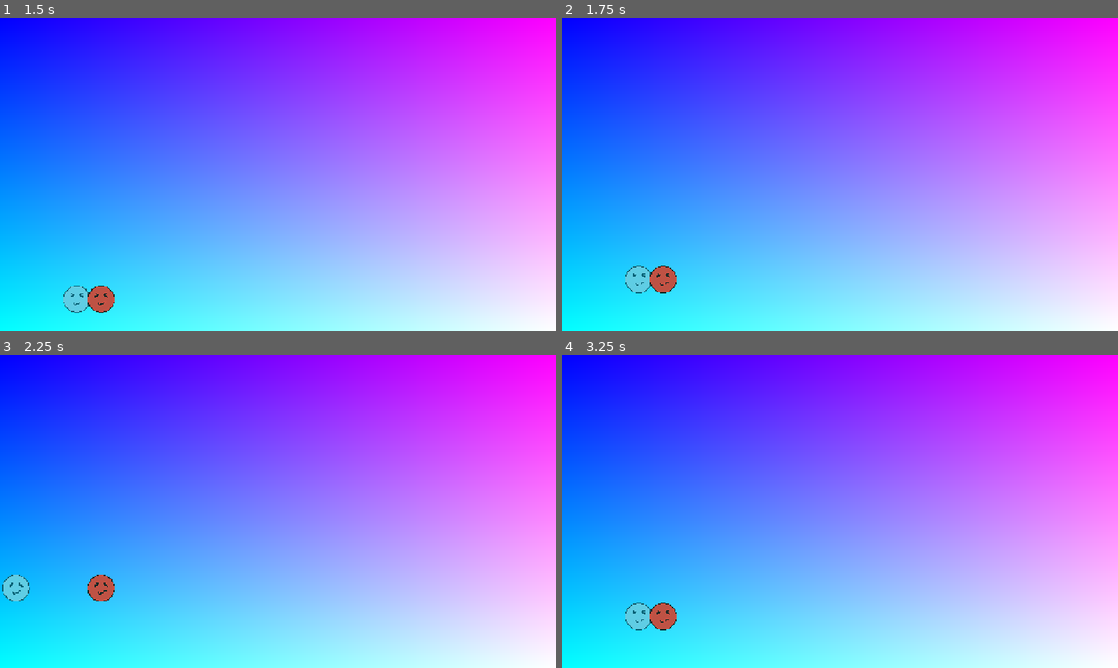
Above: before the commit, frames 1-4 (two rows, left to right).
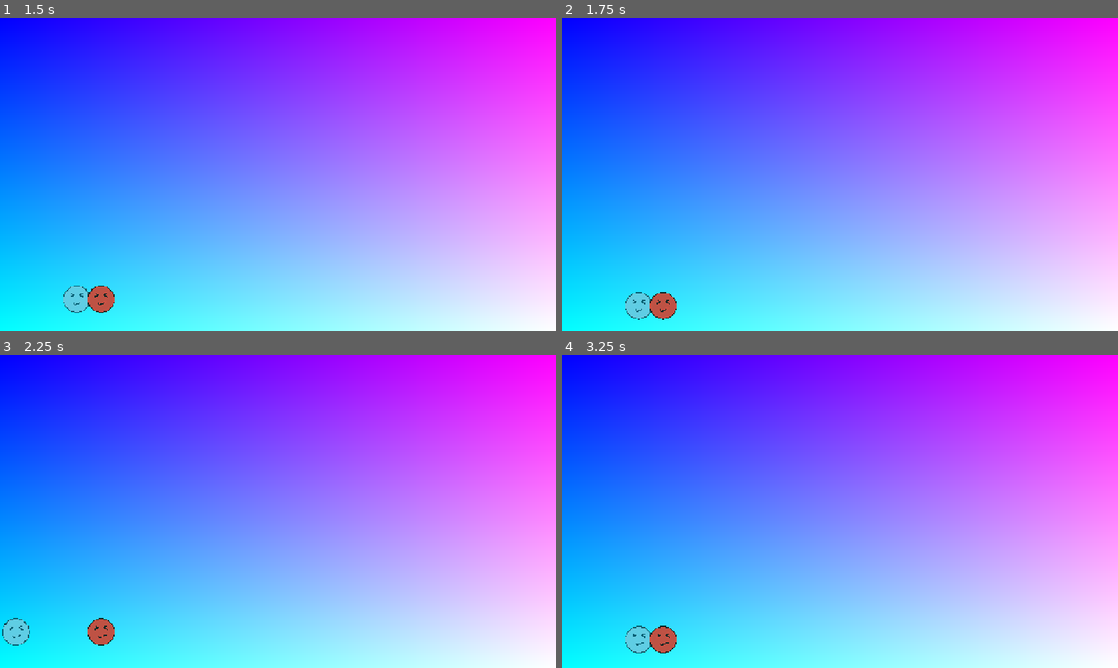
Above: after the commit, the same moments.

Repository: clem-maker/2-player
Game: Godot game, scene res://scens/main.tscn
The game is run twice, just before and just after one commit, with the same random seed, the same clock (stepped at 60 frames per second) and the same inputs.
Inputs (mouse positions are in pixels of both pictures, inside the frame that each line leads up to):
- Up to frame 1 (1.5 s): move the mouse to (400, 158) at 0.52 s; hold Space (jump) 0.53-1.28 s; hold D (right) from 0.53 s (still down); tap Enter at 1.25 s; move the mouse to (166, 190) at 1.27 s; click (166, 190) at 1.35 s
- Up to frame 2 (1.75 s): keep holding D (right); tap Space (jump) at 1.52, 1.55 s
- Up to frame 3 (2.25 s): tap Space (jump) at 1.82 s; move the mouse to (333, 442) at 2.02 s; release D (right) at 2.03 s; hold A (left) from 2.03 s (still down); hold Space (jump) from 2.03 s (still down)
- Up to frame 4 (3.25 s): move the mouse to (812, 574) at 2.77 s; release A (left) at 2.78 s; release Space (jump) at 2.78 s; hold D (right) from 2.78 s (still down); click (812, 574) at 2.85 s; tap Space (jump) at 3.02, 3.05 s

Frame 1 is identical in both runs. In frame 2, 1.3% of the frame differs, in the area x 11-21%, y 79-97%; in frame 3, 1.3%, in the area x 0-21%, y 70-93%; in frame 4, 1.3%.

Commit message:
simplification

Diff:
--- a/scribte/player.gd
+++ b/scribte/player.gd
@@ -8,7 +8,6 @@
 var multiplayer_gravity_strenght : float
 var jump_time :float = 0
 var direction : float = 0
-var clamped_jump_time : float
 #state machine:
 const states_avalibile : Array = ["default" , "jumping"]
 var state = "default"
@@ -23,9 +22,12 @@
 	var direction_local = Input.get_axis("left","right")
 	return direction_local
 func count_time(delta:float) -> float:
-	jump_time += delta /2 #if both players acess this function then it growths twise as fast as intendet so you need to devide it by two.
-	print(jump_time)
-	return jump_time
+	var jump_time_local : float = 0
+	if jump_time_local <max_jump_height:
+		jump_time_local += delta /2
+		#print(jump_time) # 			<-- debug jumptime here
+	var clamped_jump_time = clampf( jump_time , 0.5, max_jump_height)
+	return clamped_jump_time
 func is_current_state_correct(current_state :String) ->int:
 	if is_on_floor() :
 		current_state = states_avalibile[0] #if player is on floor and the state is not equal to states_Avalabile[0],
@@ -53,7 +55,7 @@
 
 		#cheak if Input spacebutton is equal to jump, if true the state will be set to jumping:
 		if Input.is_action_pressed("jump") and get_state() != 1: # if jumpbutton and state is not allready set to jump (so you don't make a dpuble jump or jump in the air )
-			state = states_avalibile[is_current_state_correct(state)] #debug states here:    print("curren state is:",is_current_state_correct(state))
+			#debug states here:    print("curren state is:",is_current_state_correct(state))
 			change_state_to(states_avalibile[1]) #state is set to jump
 
 	#jumping logic
@@ -62,10 +64,10 @@
 		var delta = get_process_delta_time()
 		if Input.is_action_pressed("jump") and is_on_floor():
 			jump_time = count_time(delta) #debug jump :   print(jump_time)
-			clamped_jump_time = clampf( jump_time , 0.5, max_jump_height)
+
 		#release the jump:
 		if Input.is_action_just_released("jump"):
-			velocity.y = clamped_jump_time * JUMP_VELOCITY
+			velocity.y = jump_time * JUMP_VELOCITY
 			jump_time = 0
 func _physics_process(delta: float) -> void:
 	if state in states_avalibile: #immer
